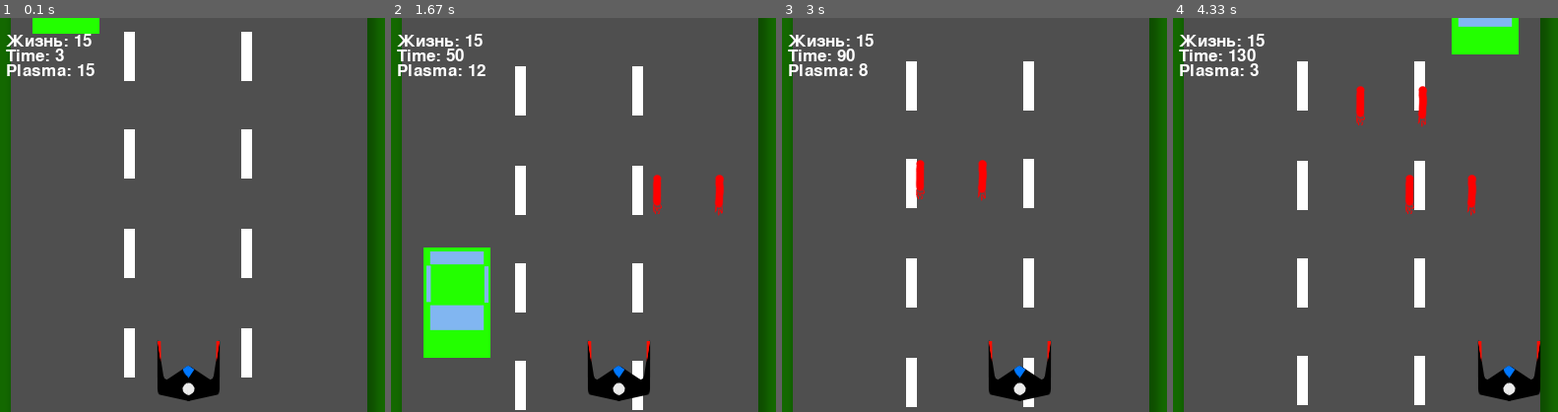
Above: before the commit, frames 1-4 (left to right).
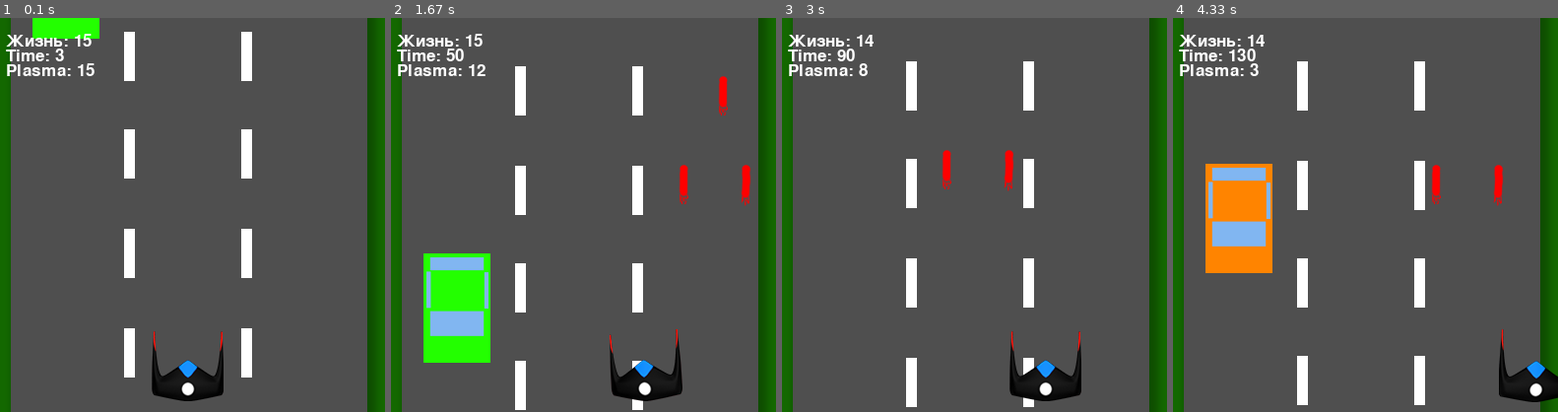
Above: after the commit, the same moments.

Repository: MihailPy/PyGame_Player
Game: pygame game, started from new.py
Two runs of this game, one before a commit and one after it. Both use one fixed random seed, a clock stepped at 60 frames per second and the inputs below.
Inputs:
- Up to frame 1 (0.1 s): no input
- Up to frame 2 (1.67 s): hold D 0.33-0.8 s; hold D 0.83-1.3 s; hold Right 0.83-1.3 s; tap Space at 0.9, 1.2, 1.4 s; hold A from 1.33 s (still down); hold Left from 1.33 s (still down)
- Up to frame 3 (3 s): tap Space at 1.7, 1.97, 2.27, 2.4, 2.7 s; release A at 1.87 s; release Left at 1.87 s; hold A 1.9-2.3 s; hold Left 1.9-2.3 s; hold D 2.33-2.97 s; hold Right 2.33-2.97 s
- Up to frame 4 (4.33 s): hold A 3-3.47 s; hold Left 3-3.47 s; tap Space at 3.07, 3.37, 3.57, 3.87, 4.07 s; hold D 3.5-3.97 s; hold Right 3.5-3.97 s; hold D from 4 s (still down); hold Right from 4 s (still down)

The runs differ from the first frame. In frame 1, 1.2% of the frame differs, in the area x 8-59%, y 4-98%; in frame 2, 4.3%; in frame 3, 2.7%; in frame 4, 9.2%, in the area x 8-100%, y 0-98%.

Commit message:
Add files via upload

Diff:
--- a/geme_objects.py
+++ b/geme_objects.py
@@ -1,8 +1,10 @@
-import random
-
+import random, time
 import pygame
 
 from settings import WIDTH, HEIGHT
+
+#class Button(pygame.sprite.Sprite):
+
 
 class Plasmoid(pygame.sprite.Sprite):
     speed = -15
@@ -27,7 +29,11 @@
         self.clock = clock
         self.plasmoids = plasmoids
 
-        self.image = pygame.image.load("assets/Player.png")
+
+        self.texture = pygame.image.load("assets/PlayerA.png")
+        #spritesheet = pygame.image.load("assets/PlayerA.png")
+
+        self.image = self.texture.subsurface(pygame.Rect(899, 110, 74, 74))
         self.rect = self.image.get_rect()
 
         self.rect.centerx = WIDTH / 2
@@ -37,20 +43,77 @@
 
         self.current_shooting_cooldown = 0
 
+        self.flip = []
+        self.flip.append(self.texture.subsurface(pygame.Rect(814, 109, 74, 74)))
+        self.flip.append(self.texture.subsurface(pygame.Rect(733, 109, 74, 76)))
+        self.flip.append(self.texture.subsurface(pygame.Rect(655, 109, 73, 77)))
+        self.flip.append(self.texture.subsurface(pygame.Rect(576, 104, 69, 79)))
+        self.flip.append(self.texture.subsurface(pygame.Rect(501, 102, 64, 81)))
+        self.flip.append(self.texture.subsurface(pygame.Rect(444, 99, 54, 85)))
+        self.flip.append(self.texture.subsurface(pygame.Rect(402, 96, 33, 88)))
+        self.flip.append(self.texture.subsurface(pygame.Rect(369, 94, 22, 91)))
+        self.flip.append(self.texture.subsurface(pygame.Rect(343, 95, 11, 91)))
+        self.flip.append(self.texture.subsurface(pygame.Rect(302, 95, 28, 89)))
+        self.flip.append(self.texture.subsurface(pygame.Rect(243, 98, 42, 87)))
+        self.flip.append(self.texture.subsurface(pygame.Rect(176, 104, 58, 81)))
+        self.flip.append(self.texture.subsurface(pygame.Rect(98, 107, 67, 67)))
+        self.flip.append(self.texture.subsurface(pygame.Rect(16, 110, 73, 73)))
+        self.flip.append(self.texture.subsurface(pygame.Rect(895, 22, 71, 74)))
+        self.flip.append(self.texture.subsurface(pygame.Rect(812, 20, 73, 71)))
+        self.flip.append(self.texture.subsurface(pygame.Rect(737, 18, 67, 76)))
+        self.flip.append(self.texture.subsurface(pygame.Rect(673, 13, 57, 80)))
+        self.flip.append(self.texture.subsurface(pygame.Rect(919, 10, 44, 85)))
+        self.flip.append(self.texture.subsurface(pygame.Rect(579, 4, 23, 89)))
+        self.flip.append(self.texture.subsurface(pygame.Rect(547, 3, 12, 90)))
+        self.flip.append(self.texture.subsurface(pygame.Rect(515, 4, 21, 90)))
+        self.flip.append(self.texture.subsurface(pygame.Rect(464, 7, 39, 87)))
+        self.flip.append(self.texture.subsurface(pygame.Rect(404, 9, 54, 84)))
+        self.flip.append(self.texture.subsurface(pygame.Rect(335, 11, 64, 82)))
+        self.flip.append(self.texture.subsurface(pygame.Rect(260, 14, 71, 80)))
+        self.flip.append(self.texture.subsurface(pygame.Rect(182, 16, 74, 77)))
+        self.flip.append(self.texture.subsurface(pygame.Rect(104, 18, 74, 75)))
+        self.flip.append(self.texture.subsurface(pygame.Rect(14, 20, 75, 73)))
+        self.f = 0
     def update(self):
+        def flipR():
+            print (self.f)
+            self.current_speed = +self.max_speed - 5
+            self.image = self.flip[self.f]
+            if self.f == len(self.flip) - 1:
+                self.f = 0
+            else:
+                self.f += 1
         if self.rect.centerx > 365:
             self.rect.centerx = 367
         elif self.rect.centerx < 30:
             self.rect.centerx = 32
+        def flipL():
+            print(len(self.flip))
+            print (self.f)
+            self.current_speed = -self.max_speed + 5
+            self.image = self.flip[self.f]
+            if self.f == -29:
+                self.f = 0
+            else:
+                self.f -= 1
 
         keys = pygame.key.get_pressed()
 
+
         if keys[pygame.K_LEFT]:
             self.current_speed = -self.max_speed
+            self.image = self.texture.subsurface(pygame.Rect(103, 20, 75, 75))
         elif keys[pygame.K_RIGHT]:
             self.current_speed = +self.max_speed
+            self.image = self.texture.subsurface(pygame.Rect(735, 110, 75, 75))
+        elif keys[pygame.K_d]:
+            flipR()
+        elif keys[pygame.K_a]:
+            flipL()
         else:
+            self.image = self.texture.subsurface(pygame.Rect(898, 110, 75, 75))
             self.current_speed = 0
+
 
         self.rect.move_ip((self.current_speed, 0))
 
@@ -98,7 +161,7 @@
 
         image_name = "assets/car{}.png".format(random.randint(1, 4))
 
-        self.image = pygame.image.load(image_name)
+        self.image = pygame.image.load(image_name).subsurface(pygame.Rect(6, 3, 68, 111))
         self.rect = self.image.get_rect()
 
         self.rect.midbottom = (p[random.randint(0, 2)], 0)
